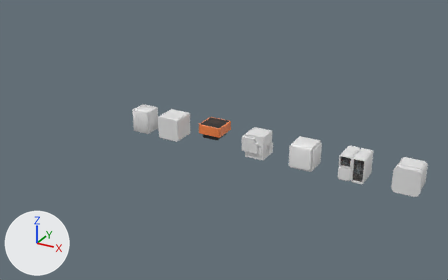
The glTF model packages/client/public/models/facilities.glb as it was, and as the next commit left it.
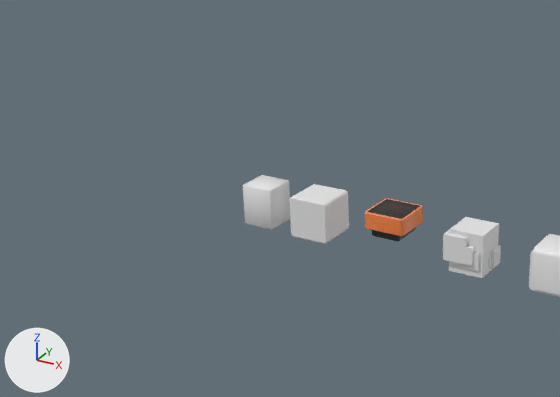
There are two pictures of each version: one whole from a 50 mm lens placed at (12.24, -20.08, 10.11), pointed at (0.67, 0.96, -0.41), one close up on the part from 0% to 68% of the width and 3% to 80% of the height. The lights are fixed; the arrows at lower left show +X, +Y and +Z.

Names of what the first close-up shows: 'Block02', 'BlockBase', 'CubaBase', 'Double00.001', 'FacilityBase', 'Well00'.
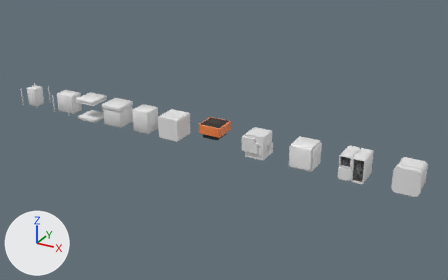
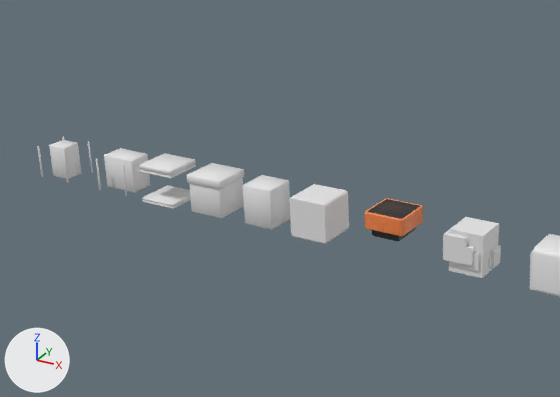
What the commit changed:
Mesh me_cube_020 is new.
It has 120 vertices, 220 faces and spans x -0.474..0.474, y -0.474..0.473, z -0.469..0.4.
Mesh me_cube_018 is new.
It has 72 vertices, 132 faces and spans x -0.464..0.464, y -0.464..0.464, z -0.469..0.4.
Mesh me_cube_009 is new.
It has 56 vertices, 108 faces and spans x -0.5..0.5, y -0.5..0.5, z 0.3..0.5.
Mesh me_cube_006 is new.
It has 56 vertices, 108 faces and spans x -0.5..0.5, y -0.5..0.5, z -0.5..-0.373.
Mesh me_cube_004 is new.
It has 24 vertices, 44 faces and spans x -0.464..0.464, y -0.464..0.464, z -0.474..0.4.
Mesh me_cube_002 is new.
It has 24 vertices, 44 faces and spans x -0.5..0.5, y -0.5..0.5, z 0.3..0.5.
Object 'CubaMid.002' (ob_cubamid_002) is new; it shows me_cube_020.
Its location is (-9.5, 0.5, 0.0).
Object 'CubaMid.001' (ob_cubamid_001) is new; it shows me_cube_018.
Its location is (-7.5, 0.5, 0.0).
Object 'CubaTop.001' (ob_cubatop_001) is new; it shows me_cube_009.
Its location is (-6.0, 0.5, 0.0).
Object 'CubaBottom000' (ob_cubabottom000) is new; it shows me_cube_006.
Its location is (-6.0, 0.5, 0.0).
Object 'CubaMid.000' (ob_cubamid_000) is new; it shows me_cube_004.
Its location is (-4.5, 0.5, 0.0).
Object 'CubaTop.000' (ob_cubatop_000) is new; it shows me_cube_002.
Its location is (-4.5, 0.5, 0.0).

Where the change shows, as pixel boxes [x1, y1, x2, y2] in the close-ups (560 x 397 px):
'CubaMid.001', added: after [96, 148, 150, 196]
'CubaMid.000', added: after [189, 178, 244, 219]
'CubaMid.002', added: after [38, 136, 93, 183]
'CubaTop.000', added: after [187, 163, 244, 189]
'CubaTop.001', added: after [139, 153, 196, 179]
'CubaBottom000', added: after [142, 185, 191, 209]
